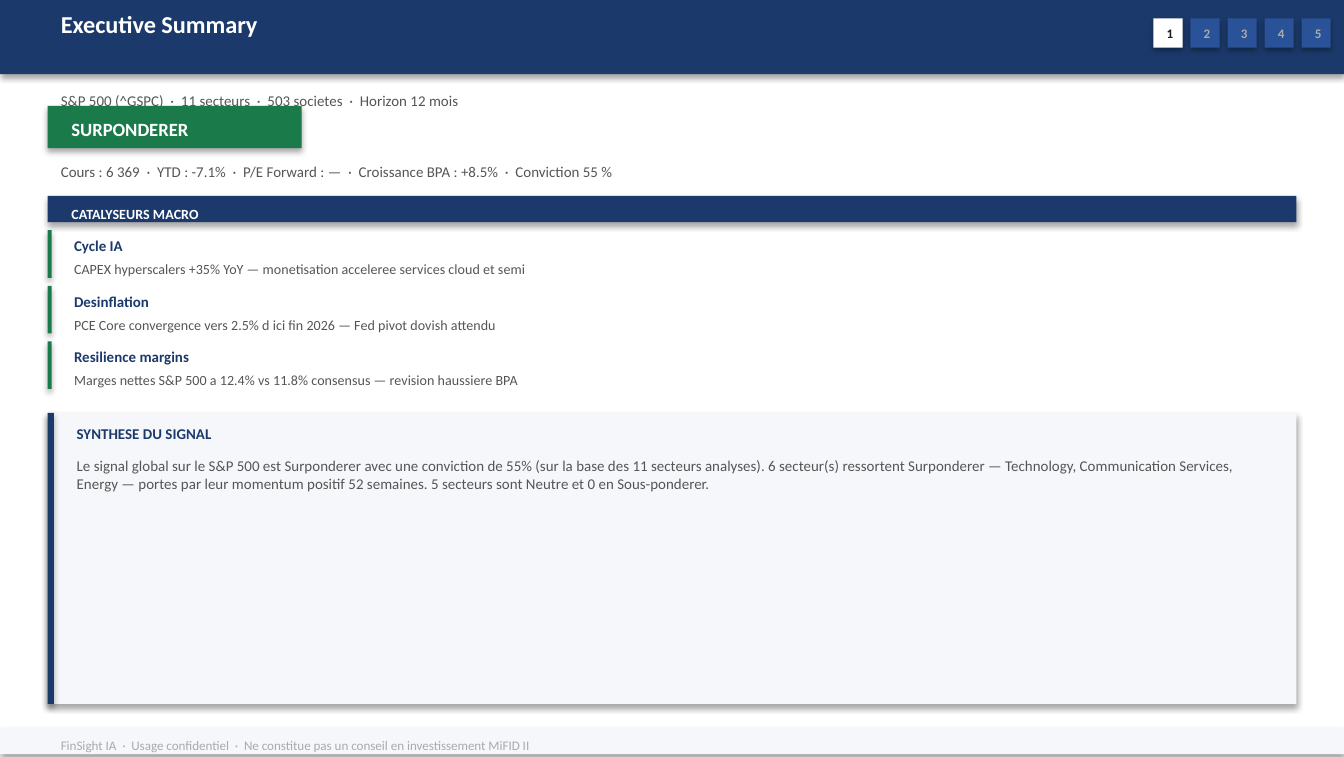
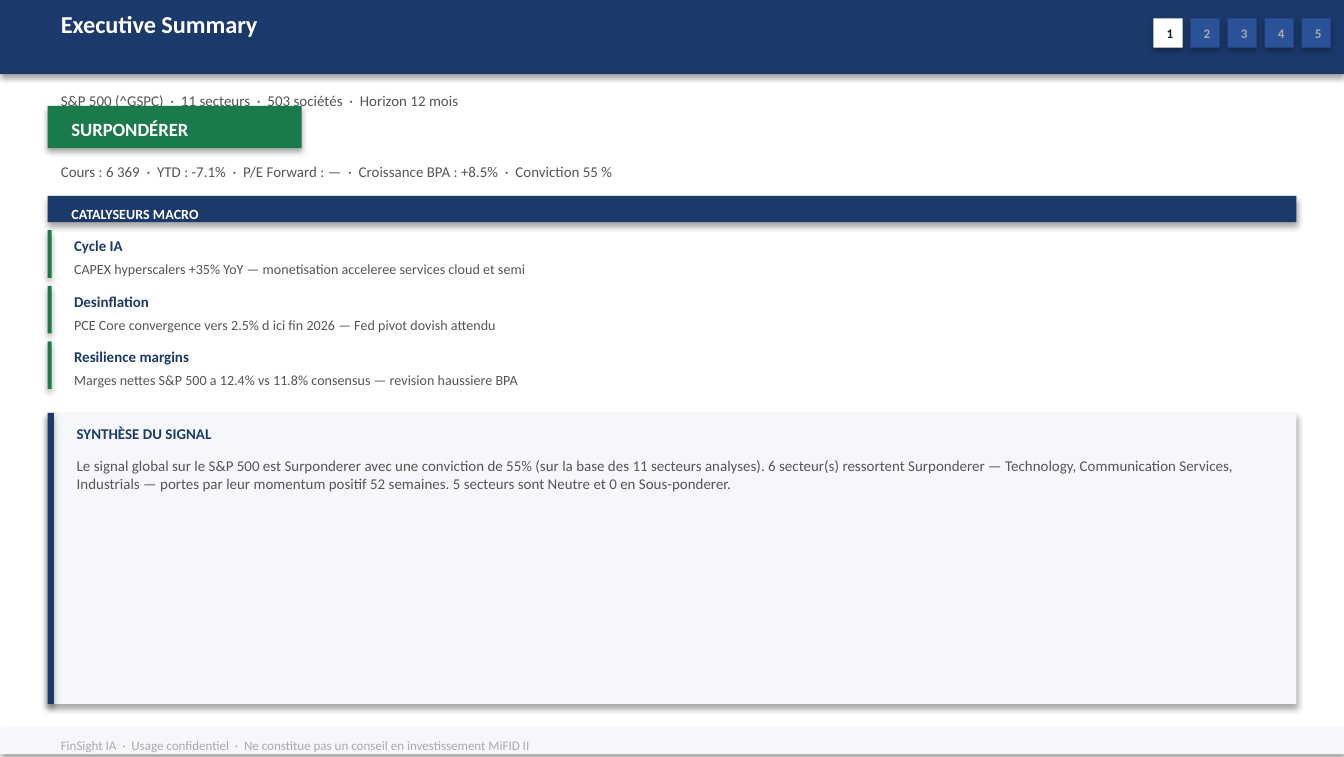
Before and after one commit to baptistejeh07-art/finsight-ia, a slide deck: slide 2 of preview/indice_SP_500/indice_SP_500.pptx. Drawn at 1344x757 pixels with LibreOffice and Linux fonts; fonts in the diff are those of the drawing. Boxes give left, top, right and bottom in pixels: in the first picture for what was removed or moved away, otherwise in the second. Text is boxed around its words. In the diff, an @@ line names an element or a change of style, - is before the commit and + after.

```diff
--- a/preview/indice_SP_500/indice_SP_500.pptx
+++ b/preview/indice_SP_500/indice_SP_500.pptx
@@ text at (x1=61, y1=93, x2=458, y2=110): text changed @@
-S&P 500 (^GSPC) · 11 secteurs · 503 societes · Horizon 12 mois
+S&P 500 (^GSPC) · 11 secteurs · 503 sociétés · Horizon 12 mois
@@ text at (x1=71, y1=121, x2=188, y2=136): text changed @@
-SURPONDERER
+SURPONDÉRER
@@ text at (x1=77, y1=426, x2=211, y2=439): text changed @@
-SYNTHESE DU SIGNAL
+SYNTHÈSE DU SIGNAL
@@ text at (x1=77, y1=460, x2=1232, y2=492): text changed @@
-Le signal global sur le S&P 500 est Surponderer avec une conviction de 55% (sur la base des 11 secteurs analyses). 6 secteur(s) ressortent Surponderer — Technology, Communication Services, Energy — portes par leur momentum positif 52 semaines. 5 secteurs sont Neutre et 0 en Sous-ponderer.
+Le signal global sur le S&P 500 est Surponderer avec une conviction de 55% (sur la base des 11 secteurs analyses). 6 secteur(s) ressortent Surponderer — Technology, Communication Services, Industrials — portes par leur momentum positif 52 semaines. 5 secteurs sont Neutre et 0 en Sous-ponderer.
```
Also in this commit, not shown: 3 other slides changed, 1 other file.
